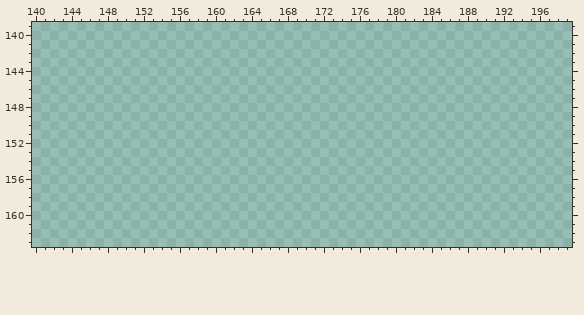
A pixel-art file gets an edit: .Aseprite Files/Tiles/HouseTileset.ase. Above, as it was before the edit.
600x600 pixels, 1 frame. Colours within 5 levels of each other are drawn and written as one. Shown: x 140..199, y 139..163. The commit also changed other parts of the picture, which this record leaves out.
The result:
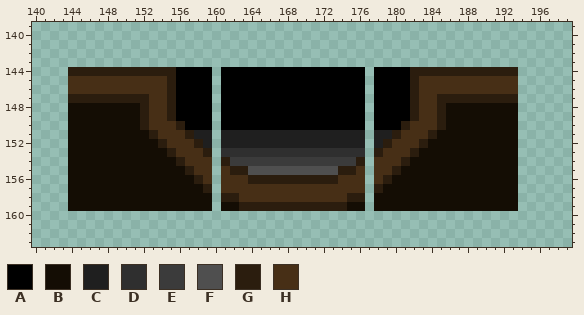
Palette (. is transparent): A #000000  B #140d04  C #1f1f1f  D #2f2f2f  E #3b3b3b  F #4f4f4f  G #2b1d0e  H #472f16
From old to new:
The edit adds colour A in rows 144 to 149 at x 156 to 159, 161 to 176 and 178 to 181; in row 150 at x 157 to 159, 161 to 176 and 178 to 180.
The edit adds colour B in rows 148 to 150 at x 144 to 151 and 186 to 193; in row 151 at x 144 to 152 and 185 to 193; in row 152 at x 144 to 153 and 184 to 193; in row 153 at x 144 to 154 and 183 to 193; in row 154 at x 144 to 155 and 182 to 193; in row 155 at x 144 to 156 and 181 to 193.
The edit adds colour B in row 156 at x 144 to 157 and 180 to 193; in row 157 at x 144 to 158 and 179 to 193; in row 158 at x 144 to 159 and 178 to 193; in row 159 at x 144 to 159, 161 to 162, 175 to 176 and 178 to 193.
The edit adds colour C in row 151 at x 158 to 159, 161 to 176 and 178 to 179; in row 152 at x 159, 161 to 176 and 178.
The edit adds colour D in row 153 at x 161 to 176.
The edit adds colour E in row 154 at x 162 to 175.
The edit adds colour F in row 155 at x 164 to 173.
The edit adds colour G in row 144 at x 144 to 155 and 182 to 193; in rows 145 to 146 at x 155 and 182; in row 147 at x 144 to 152, 155, 182 and 185 to 193; in rows 148 to 149 at x 152, 155, 182 and 185; in row 150 at x 152, 156, 181 and 185; in row 151 at x 153, 157, 180 and 184.
The edit adds colour G in row 152 at x 154, 158, 179 and 183; in row 153 at x 155, 159, 178 and 182; in row 154 at x 156, 161, 176 and 181; in row 155 at x 157, 162 to 163, 174 to 175 and 180; in row 156 at x 158, 164 to 173 and 179; in row 157 at x 159 and 178.
The edit adds colour G in row 158 at x 161 to 162 and 175 to 176; in row 159 at x 163 to 174.
The edit adds colour H in rows 145 to 146 at x 144 to 154 and 183 to 193; in rows 147 to 149 at x 153 to 154 and 183 to 184; in row 150 at x 153 to 155 and 182 to 184; in row 151 at x 154 to 156 and 181 to 183; in row 152 at x 155 to 157 and 180 to 182; in row 153 at x 156 to 158 and 179 to 181.
The edit adds colour H in row 154 at x 157 to 159 and 178 to 180; in row 155 at x 158 to 159, 161, 176 and 178 to 179; in row 156 at x 159, 161 to 163, 174 to 176 and 178; in row 157 at x 161 to 176; in row 158 at x 163 to 174.
Changed places in both pictures, as pixel boxes (x1, y1, x2, y2):
added: (68, 67, 518, 211)
